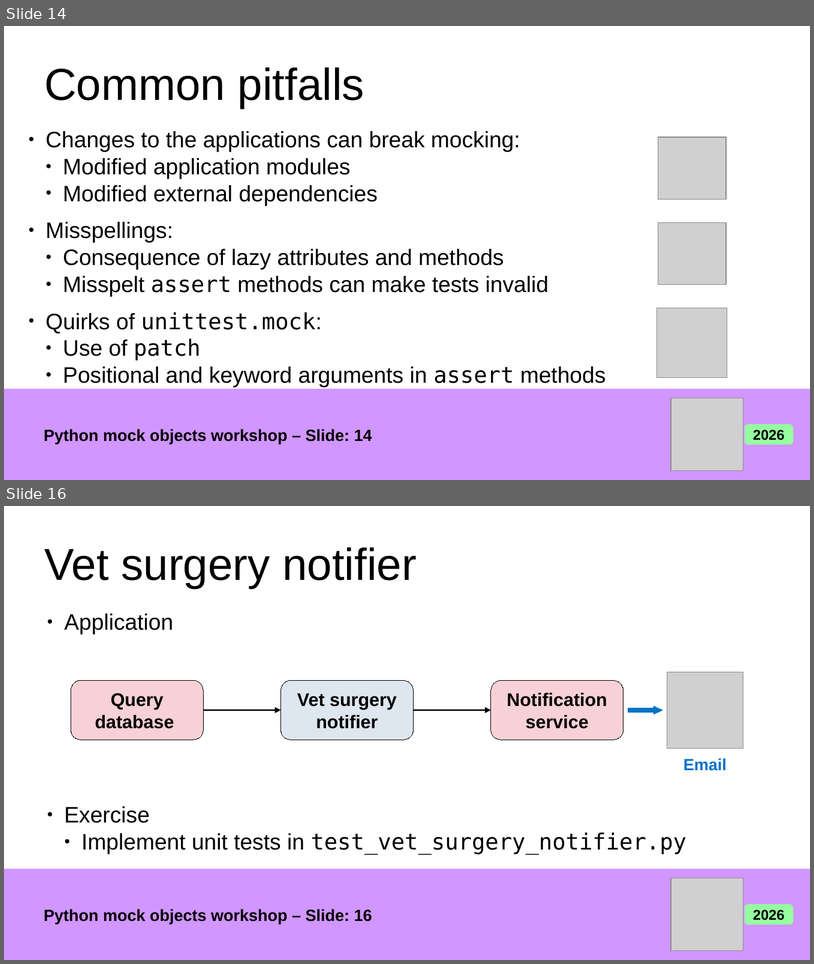
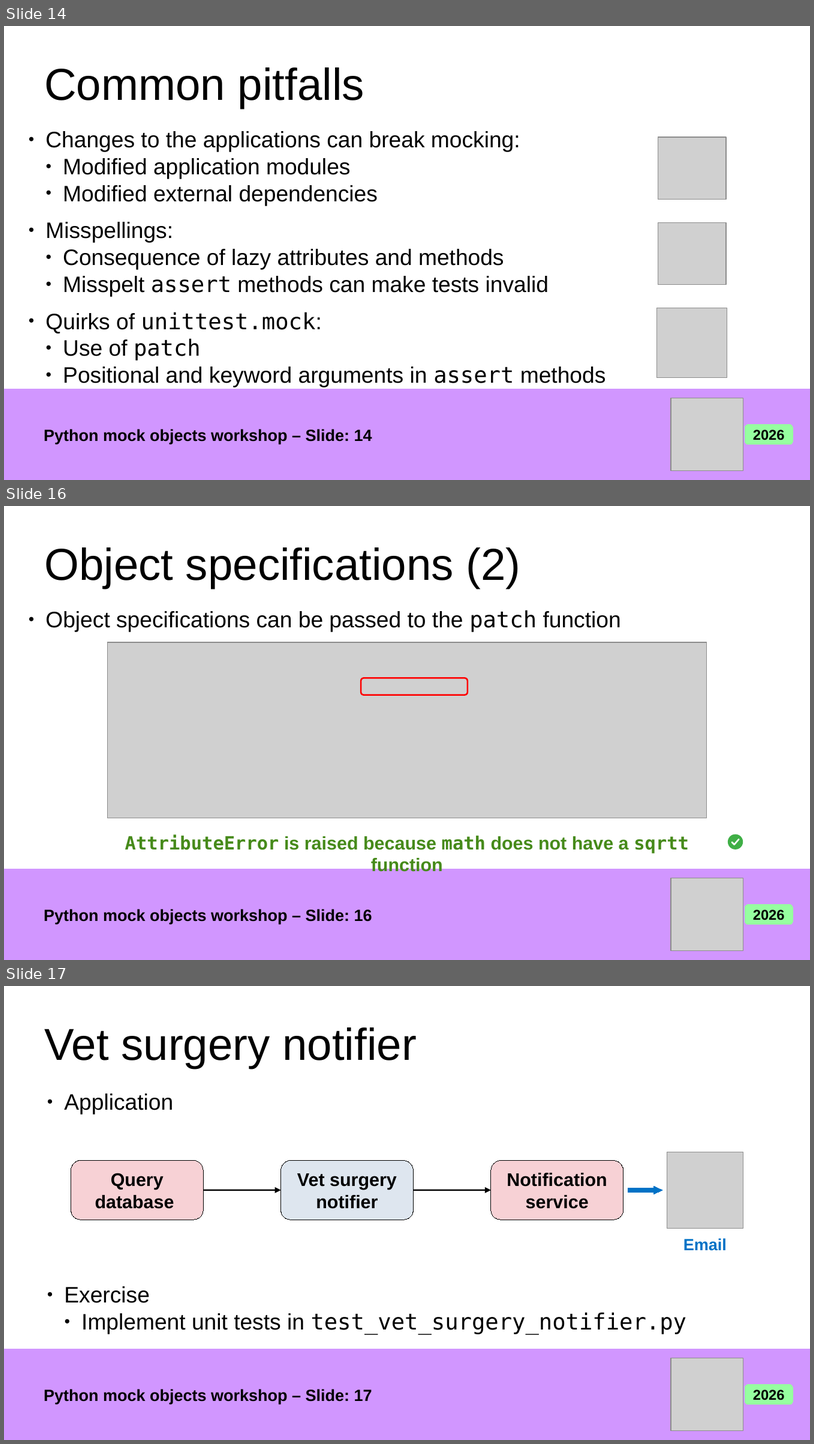
Before and after one commit to giusepperaffa/pycon-wroclaw-2026, a slide deck: Python_Mock_Objects_Workshop.odp. Shown one above the other, each under a label of ours: slides 14 and 16 before the commit, slides 14, 16 and 17 after it; the slides between them are not shown. The pictures are 814x964 and 814x1444 pixels, drawn with LibreOffice and Linux fonts; fonts in the diff are those of the drawing; grey boxes stand for pictures. Boxes give left, top, right and bottom in pixels: in the first picture for what was removed or moved away, otherwise in the second. Text is boxed around its words. In the diff, an @@ line names an element or a change of style, - is before the commit and + after.

```diff
--- a/Python_Mock_Objects_Workshop.odp
+++ b/Python_Mock_Objects_Workshop.odp
@@ slide 16 added at [4, 506, 810, 960], background #FFFFFF @@
@@ title added at [44, 547, 521, 588], 44 pt, text #000000 @@
+Object specifications (2)
@@ text added at [45, 610, 621, 632], 22 pt, text #000000 @@
+● Object specifications can be passed to the patch function
@@ group added at [107, 642, 744, 871]: 1 ellipse, 1 freeform shape, 1 text, 1 picture, 1 rounded rectangle @@
+AttributeError is raised because math does not have a sqrtt function
@@ group added at [4, 869, 810, 960]: 1 rectangle, 1 picture, 1 text, 1 rounded rectangle @@
+Python mock objects workshop – Slide: 16
+2026
@@ what was slide 16 is now slide 17 @@
@@ text at [44, 1389, 372, 1404]: text changed @@
-Python mock objects workshop – Slide: 16
+Python mock objects workshop – Slide: 17
```
Also in this commit, not shown: 1 slide changed, 1 other slide added, 1 slide removed, 1 other file.
